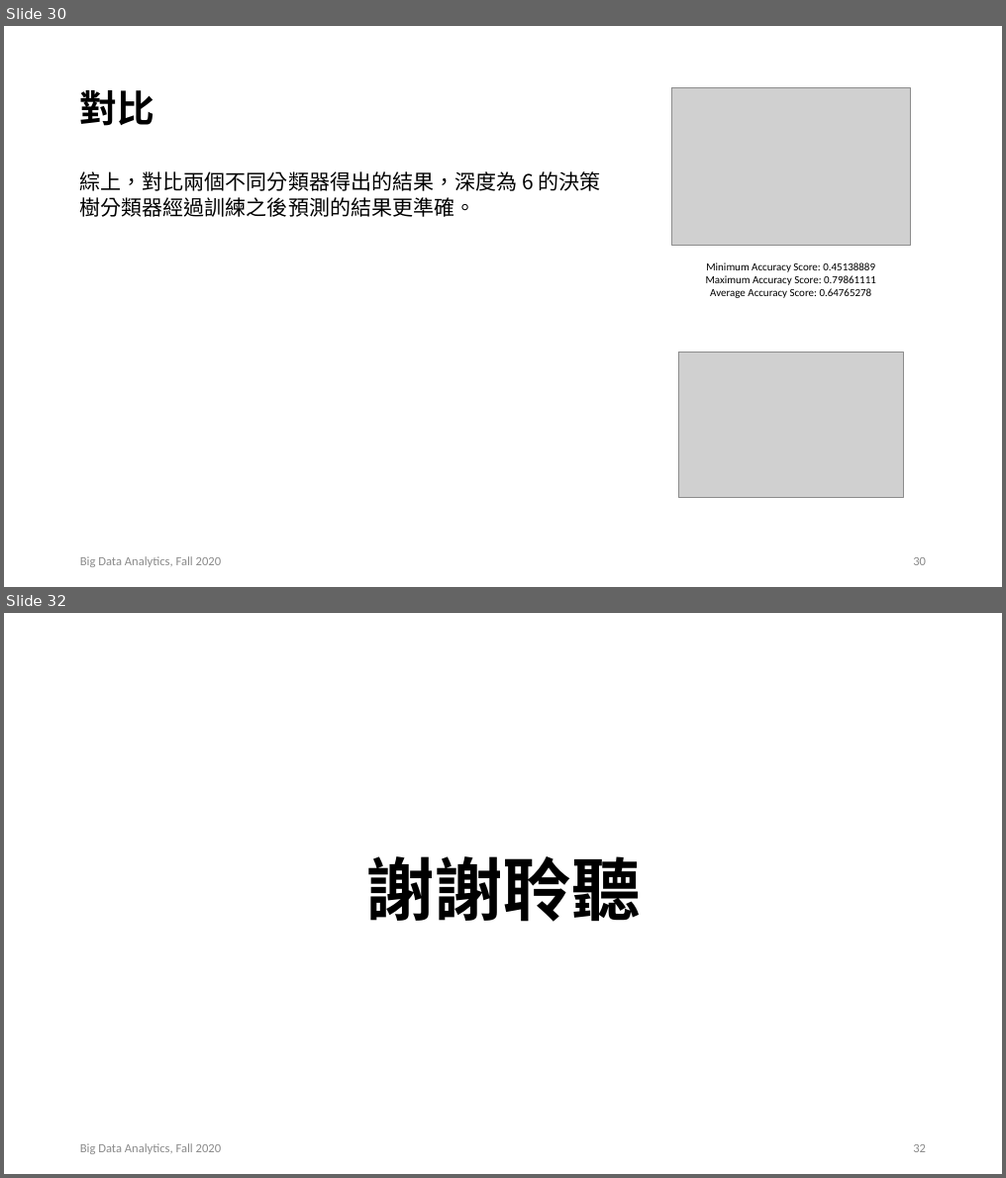
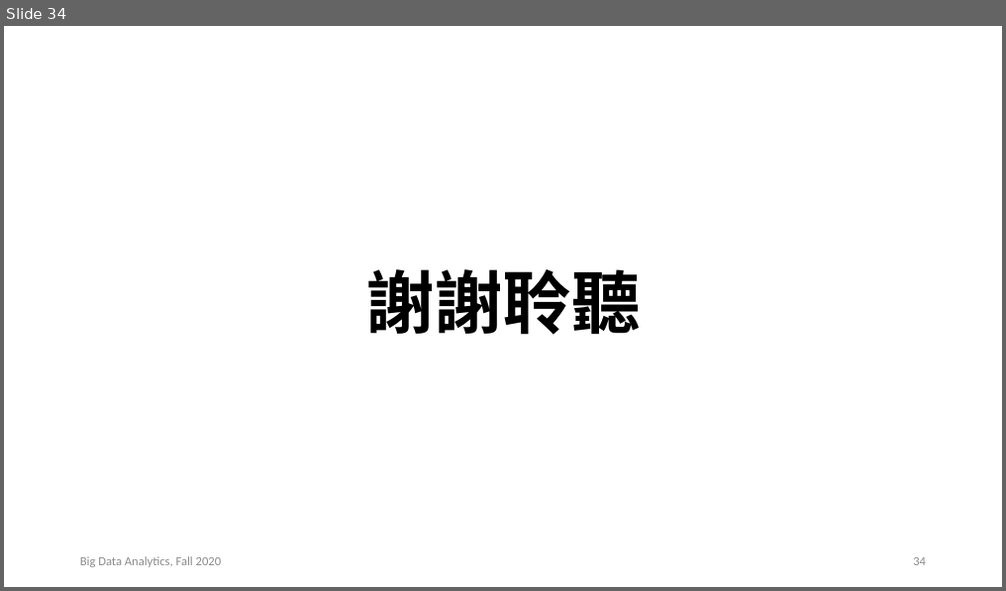
Before and after one commit to AIVesper/Fall_2020_BDA_Final_Report, a slide deck: BDA_Final.pptx. Shown one above the other, each under a label of ours: slides 30 and 32 before the commit, slide 34 after it; the slides between them are not shown. The pictures are 1006x1178 and 1006x591 pixels, drawn with LibreOffice and Linux fonts; fonts in the diff are those of the drawing; grey boxes stand for pictures. Boxes give left, top, right and bottom in pixels: in the first picture for what was removed or moved away, otherwise in the second. Text is boxed around its words. In the diff, an @@ line names an element or a change of style, - is before the commit and + after.

```diff
--- a/BDA_Final.pptx
+++ b/BDA_Final.pptx
@@ slide 30 removed at <box>4,26,1002,587</box>, background #FFFFFF @@
@@ title removed at <box>80,90,155,126</box> @@
-對比
@@ picture removed at <box>672,88,911,246</box> @@
@@ text removed at <box>80,172,601,217</box> @@
-綜上，對比兩個不同分類器得出的結果，深度為 6 的決策樹分類器經過訓練之後預測的結果更準確。
@@ text removed at <box>706,263,876,298</box> @@
-Minimum Accuracy Score: 0.45138889
-Maximum Accuracy Score: 0.79861111
-Average Accuracy Score: 0.64765278
@@ picture removed at <box>678,353,903,498</box> @@
@@ text removed at <box>80,557,222,568</box> @@
-Big Data Analytics, Fall 2020
@@ page number removed at <box>913,558,926,566</box> @@
-30
@@ what was slide 32 is now slide 34 @@
@@ page number at <box>913,558,926,566</box>: text changed @@
-32
+34
```
Also in this commit, not shown: 3 slides changed, 5 slides added, 2 other slides removed, 3 other files.
